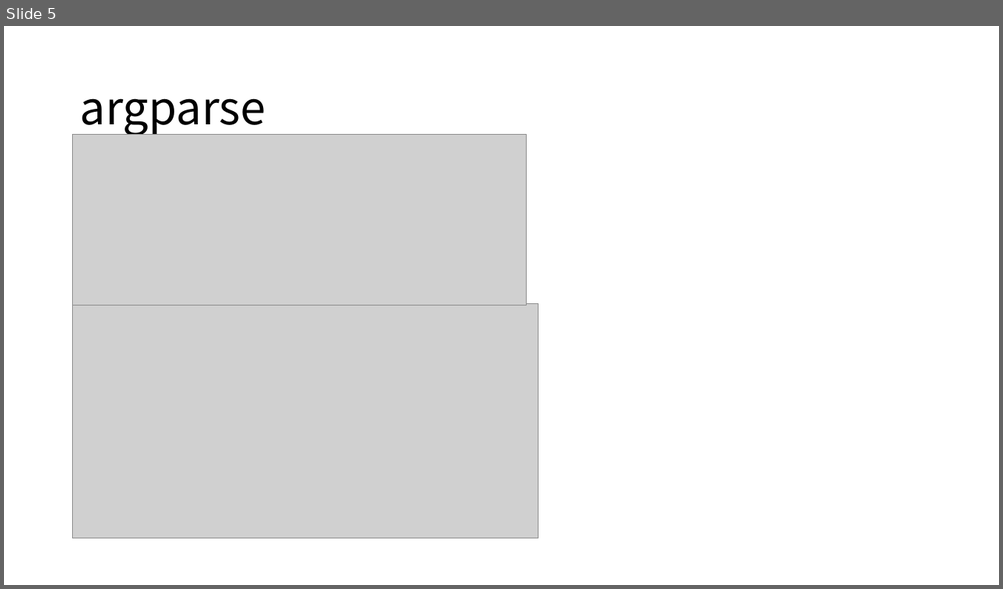
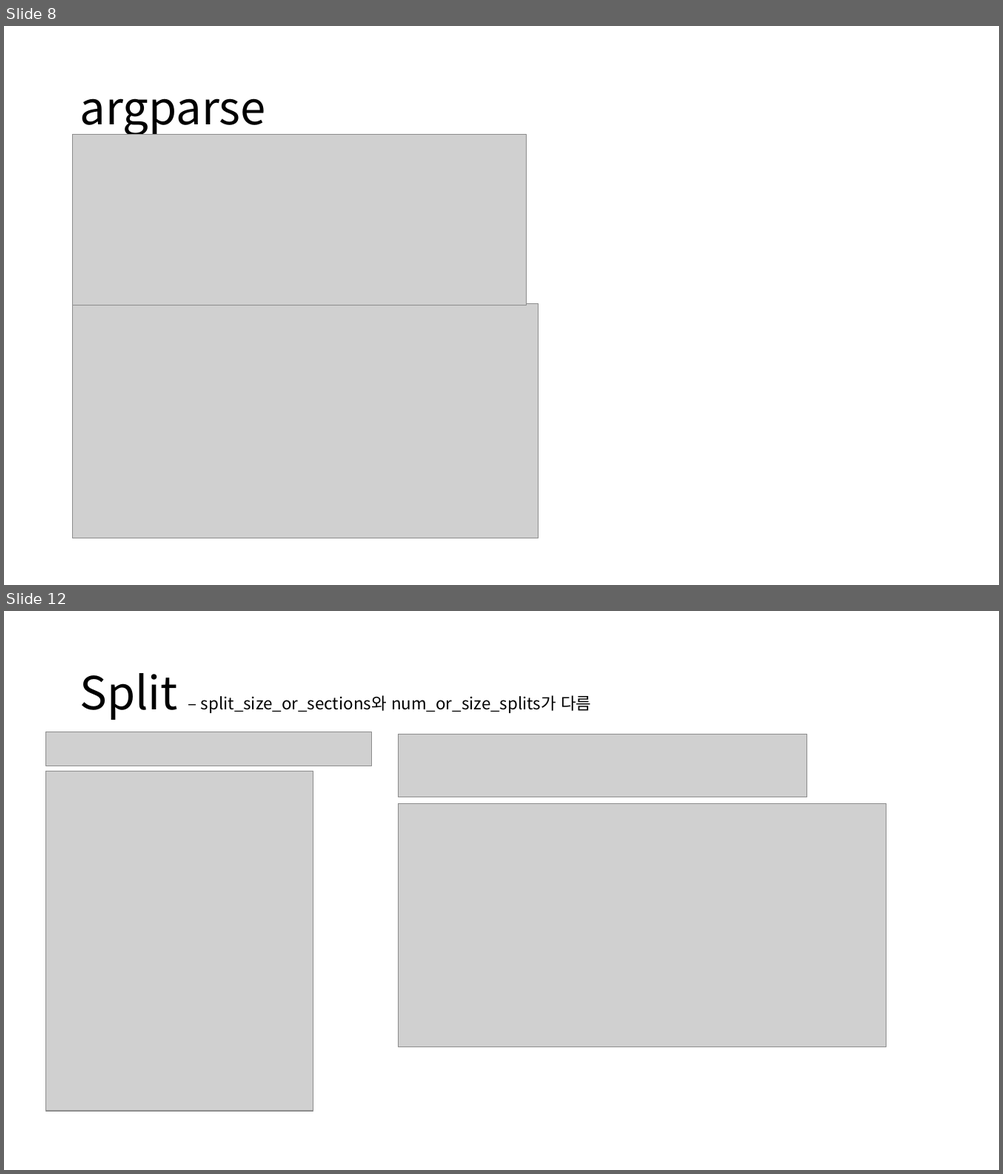
Before and after one commit to kimjh7669/DeepLearning_Practice, a slide deck: Tensorflow/TorchToKeras.pptx. Shown one above the other, each under a label of ours: slide 5 before the commit, slides 8 and 12 after it; the slides between them are not shown. The pictures are 1003x589 and 1003x1174 pixels, drawn with LibreOffice and Linux fonts; fonts in the diff are those of the drawing; grey boxes stand for pictures. Boxes give left, top, right and bottom in pixels: in the first picture for what was removed or moved away, otherwise in the second. Text is boxed around its words. In the diff, an @@ line names an element or a change of style, - is before the commit and + after.

```diff
--- a/Tensorflow/TorchToKeras.pptx
+++ b/Tensorflow/TorchToKeras.pptx
@@ slide 12 added at (x1=4, y1=611, x2=999, y2=1170), background #FFFFFF @@
@@ title added at (x1=79, y1=673, x2=591, y2=720), 16 pt, text #000000 @@
+Split – split_size_or_sections와 num_or_size_splits가 다름
@@ picture added at (x1=45, y1=732, x2=372, y2=766) @@
@@ picture added at (x1=398, y1=735, x2=807, y2=797) @@
@@ picture added at (x1=45, y1=771, x2=313, y2=1111) @@
@@ picture added at (x1=398, y1=803, x2=886, y2=1047) @@
@@ what was slide 5 is now slide 8 @@
```
Also in this commit, not shown: 1 slide changed, 6 other slides added, 11 other files.
